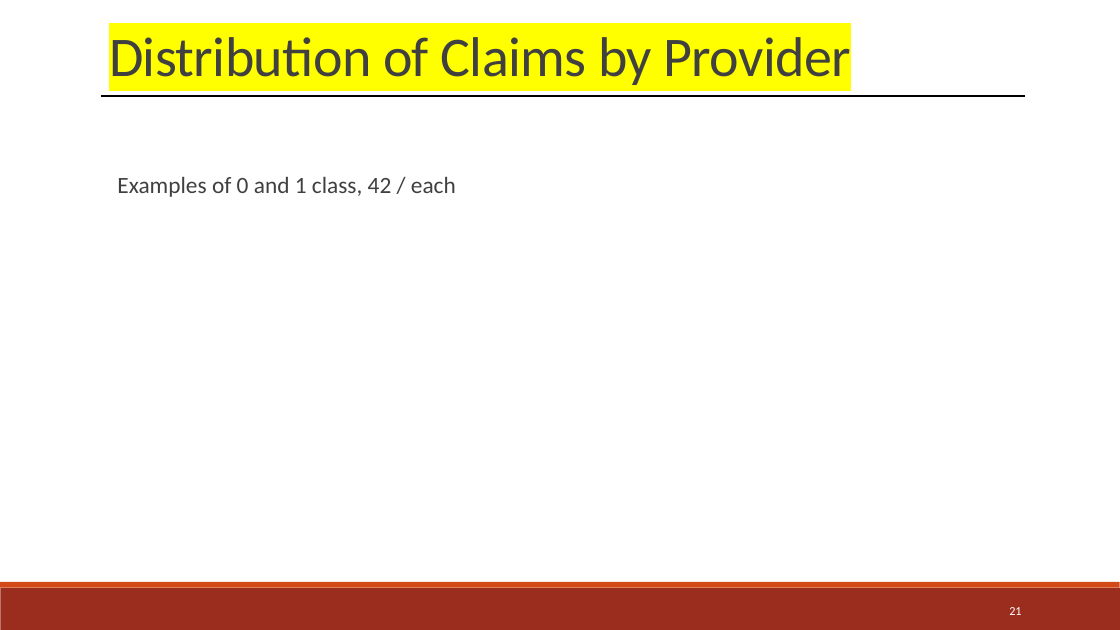
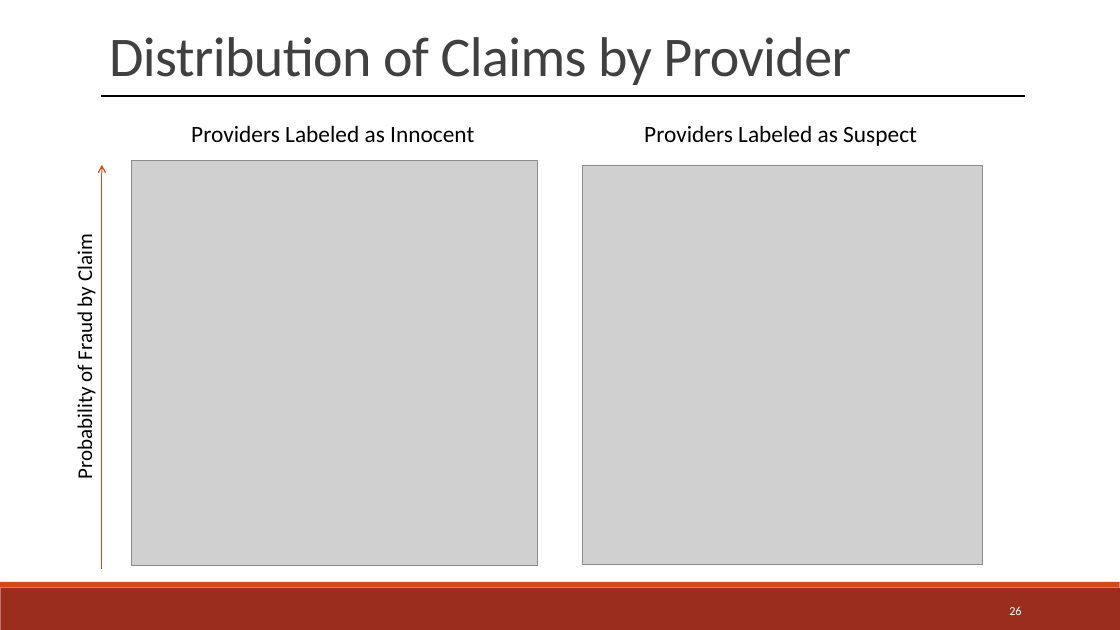
Before and after one commit to jwelch1123/healthcare_fraud_detection, a slide deck: slide 26 of Presentation.pptx (slide 21 before the commit). Drawn at 1120x630 pixels with LibreOffice and Linux fonts; fonts in the diff are those of the drawing; grey boxes stand for pictures. Boxes give left, top, right and bottom in pixels: in the first picture for what was removed or moved away, otherwise in the second. Text is boxed around its words. In the diff, an @@ line names an element or a change of style, - is before the commit and + after.

```diff
--- a/Presentation.pptx
+++ b/Presentation.pptx
@@ text "Distribution of Claims by Provider" at (x1=109, y1=37, x2=851, y2=85): highlight #FFFF00 to none @@
@@ text added at (x1=191, y1=125, x2=474, y2=142), 20 pt, text #000000 @@
+Providers Labeled as Innocent
@@ text added at (x1=644, y1=125, x2=917, y2=146), 20 pt, text #000000 @@
+Providers Labeled as Suspect
@@ arrow added from (102, 569) to (102, 165), #D34817 1 pt @@
@@ text removed at (x1=117, y1=177, x2=456, y2=197) @@
-  Examples of 0 and 1 class, 42 / each
@@ picture added at (x1=132, y1=160, x2=538, y2=566) @@
@@ picture added at (x1=583, y1=165, x2=982, y2=564) @@
@@ text added at (x1=72, y1=238, x2=98, y2=476), 18 pt, text #000000 @@
+Probability of Fraud by Claim
@@ page number at (x1=1009, y1=606, x2=1021, y2=615): text changed @@
-21
+26
```
Also in this commit, not shown: 6 other slides changed, 10 slides added, 5 slides removed, 18 other files.
